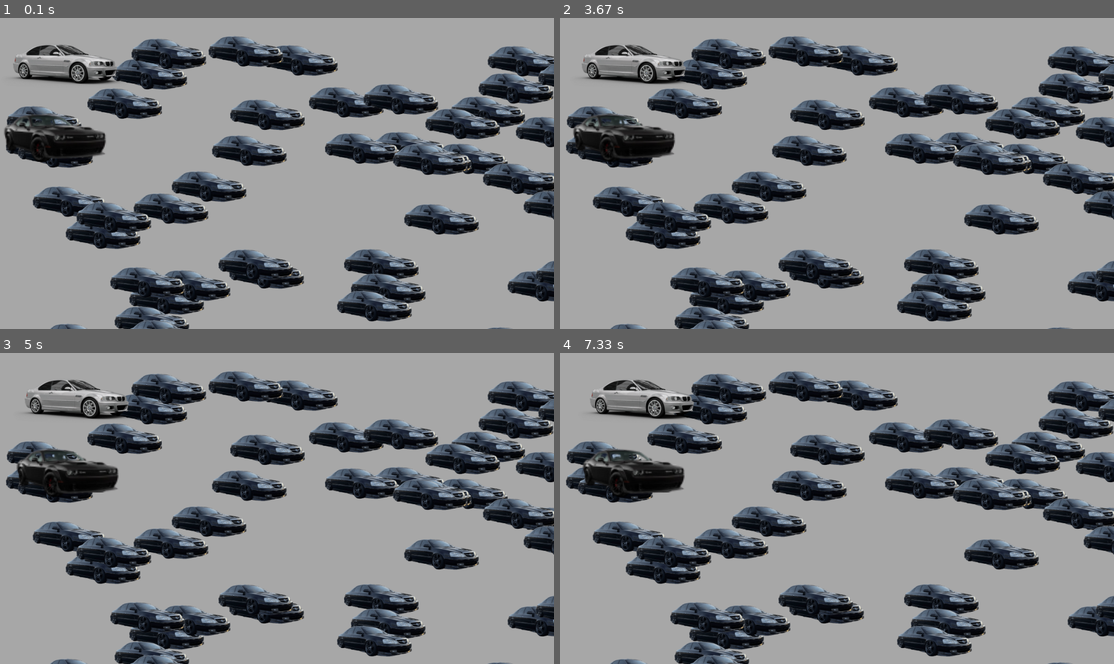
Above: before the commit, frames 1-4 (two rows, left to right).
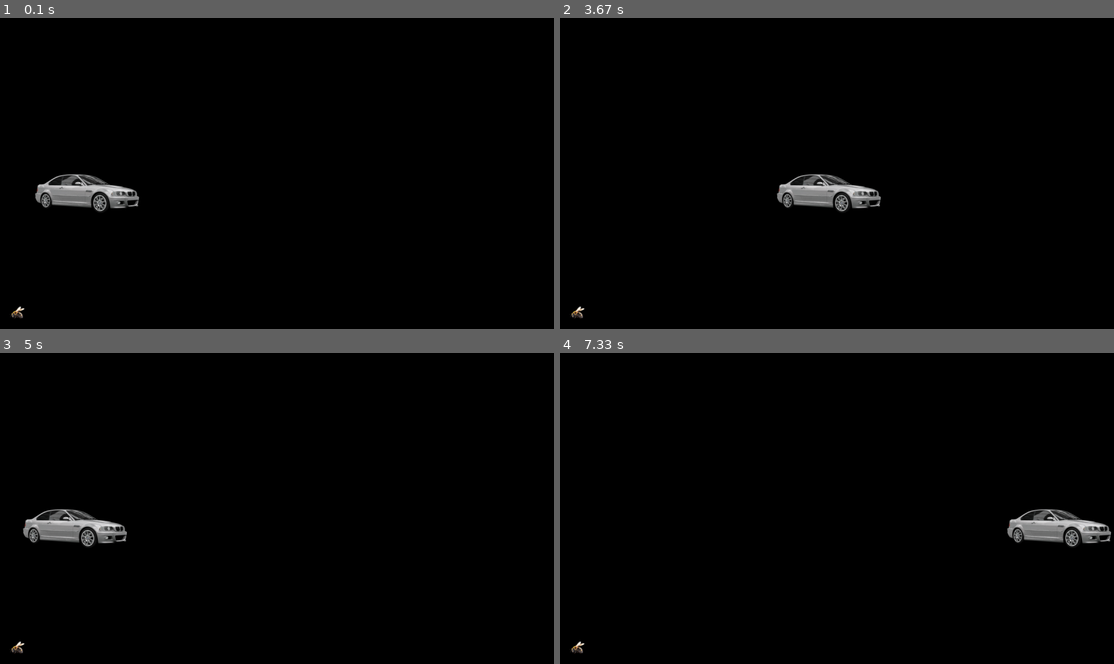
Above: after the commit, the same moments.

Repository: tkateloy/pyGame
Game: pygame game, started from code/main.py
Same seed, same stepped clock (60 frames per second), same inputs: the game is played once before the commit and once after it.
Inputs:
- Up to frame 1 (0.1 s): no input
- Up to frame 2 (3.67 s): no input
- Up to frame 3 (5 s): no input
- Up to frame 4 (7.33 s): no input

The runs differ from the first frame. In frame 1, 91% of the frame differs, in the area x 0-100%, y 0-100%; in frame 2, 91%; in frame 3, 91%; in frame 4, 91%.

Commit message:
bouncing ????

Diff:
--- a/code/main.py
+++ b/code/main.py
@@ -23,39 +23,39 @@
 chalX = 1
 chalY = 200
 
-# CHALLENGER : importing image
-challenger_surf = pygame.image.load(join(imagepath, 'challenger.png')).convert_alpha()
-challenger_rect = challenger_surf.get_frect(center = (WINDOW_WIDTH / 2, WINDOW_HEIGHT / 2))
-
 #TL
 TL_surf = pygame.image.load(join(imagepath, 'acuratl.png')).convert_alpha()
-bee_surf = pygame.image.load(join(imagepath, 'bee.png')).convert_alpha()
-tlX = 1
+TL_rect = TL_surf.get_frect(center = (WINDOW_WIDTH / 2, WINDOW_HEIGHT / 2))
+
 TL_positions = [(random.randint(0, WINDOW_WIDTH), random.randint(0, WINDOW_HEIGHT)) for i in range(50)]
 
 #E46
 bmw_surf = pygame.image.load(join(imagepath, 'e46game.png')).convert_alpha()
-bmwX = 1
-bmwY = 1
-
-
+bmw_rect = bmw_surf.get_frect(topleft = (10,WINDOW_HEIGHT / 2))
+bmw_direction = 1
+bmw_speed = 7
+#BEE
+bee_surf = pygame.image.load(join(imagepath, 'bee.png')).convert_alpha()
+bee_rect = bee_surf.get_frect(bottomleft = (20 , WINDOW_HEIGHT - 20))
 while running:
     # EVENT LOOP
     for event in pygame.event.get():
         if event.type == pygame.QUIT:
             running = False
 
-    #change rates
-    chalX += 0.1
-    bmwX += 0.09
-    tlX += 0.13
+    #player movement
+    bmw_rect.x += bmw_direction * bmw_speed
 
+    if bmw_rect.left == 0:
+        bmw_direction = 1
+    if bmw_rect.right > WINDOW_WIDTH or bmw_rect.left < 0:
+        bmw_direction *= -1
 
-    display_surface.fill('darkgray')
-    for xy in TL_positions:
-        display_surface.blit(TL_surf, xy)
-    display_surface.blit(challenger_surf, (chalX,chalY))
-    display_surface.blit(bmw_surf, (bmwX, bmwY))
+    display_surface.fill('black')
+
+    #display_surface.blit(TL_surf, TL_rect)
+    display_surface.blit(bmw_surf, bmw_rect)
+    display_surface.blit(bee_surf, bee_rect)
 
 
     pygame.display.update()
Binary file changed: data/images/acuratl.png
Binary file changed: data/images/e46game.png
